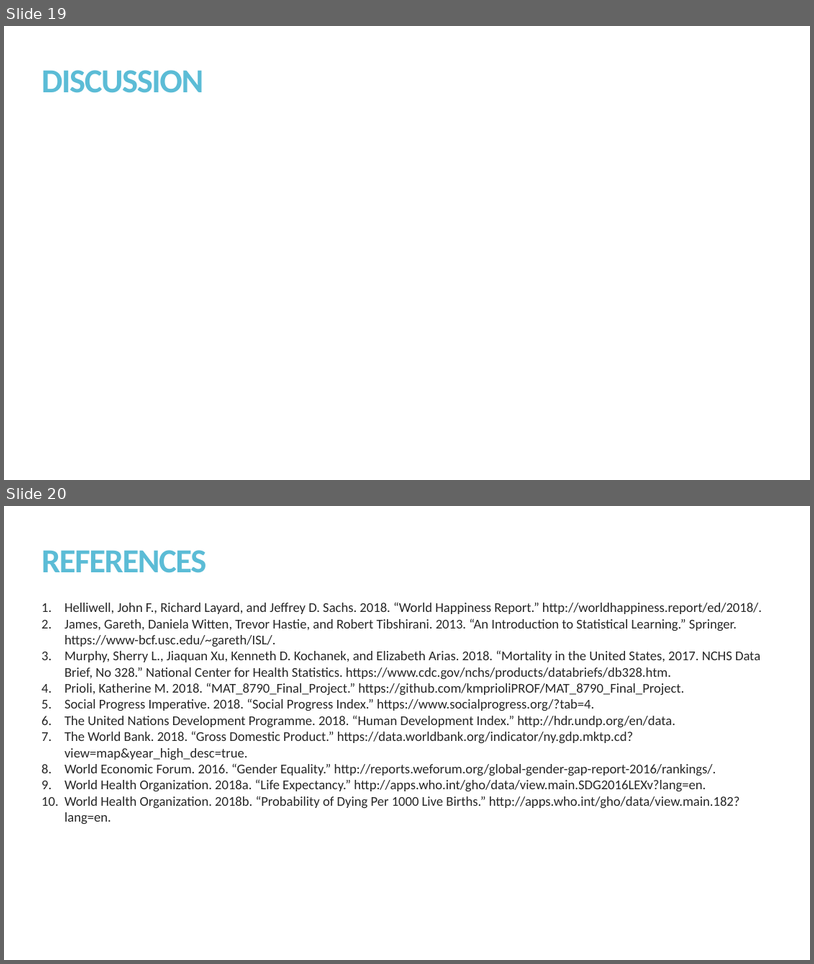
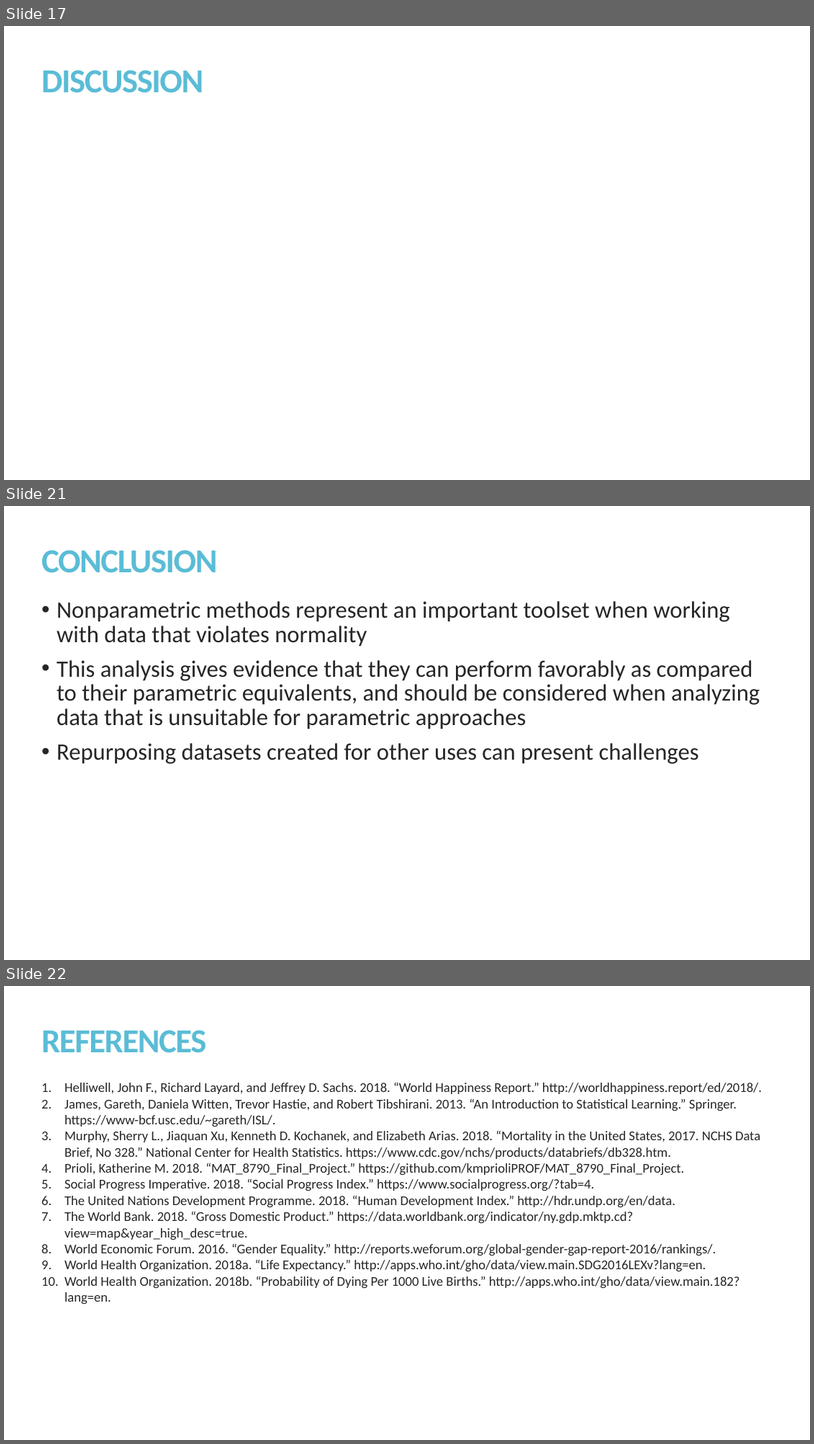
Before and after one commit to kmprioliPROF/MAT_8452_Final_Project, a slide deck: Prioli_Final_Proj.pptx. Shown one above the other, each under a label of ours: slides 19 and 20 before the commit, slides 17, 21 and 22 after it; the slides between them are not shown. The pictures are 814x964 and 814x1444 pixels, drawn with LibreOffice and Linux fonts; fonts in the diff are those of the drawing. Boxes give left, top, right and bottom in pixels: in the first picture for what was removed or moved away, otherwise in the second. Text is boxed around its words. In the diff, an @@ line names an element or a change of style, - is before the commit and + after.

Commit message:
Modifying Analysis 1 to include bootstrapping and some changes to Analysis 4 interpretation; some edits to slides

```diff
--- a/Prioli_Final_Proj.pptx
+++ b/Prioli_Final_Proj.pptx
@@ slide 21 added at (x1=4, y1=506, x2=810, y2=960), background #FFFFFF @@
@@ title added at (x1=41, y1=550, x2=217, y2=573), 40 pt, text #5BBCD6, bold @@
+CONCLUSION
@@ text added at (x1=57, y1=601, x2=760, y2=764), 28 pt, text #262626 @@
+• Nonparametric methods represent an important toolset when working with data that violates normality
+• This analysis gives evidence that they can perform favorably as compared to their parametric equivalents, and should be considered when analyzing data that is unsuitable for parametric approaches
+• Repurposing datasets created for other uses can present challenges
@@ what was slide 19 is now slide 17 @@
@@ what was slide 20 is now slide 22 @@
```
Also in this commit, not shown: 7 slides changed, 4 other slides added, 3 slides removed, 1 other file.
